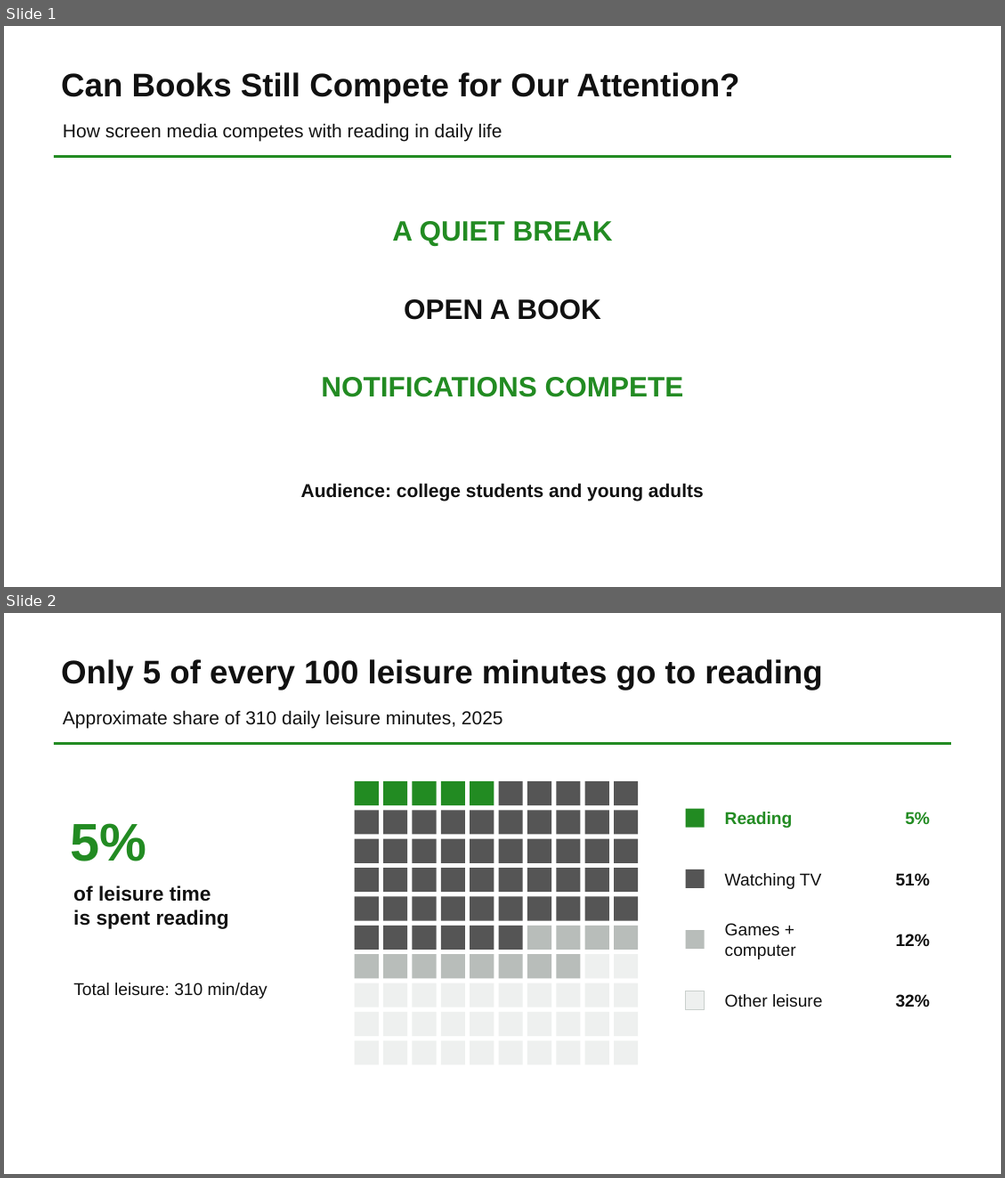
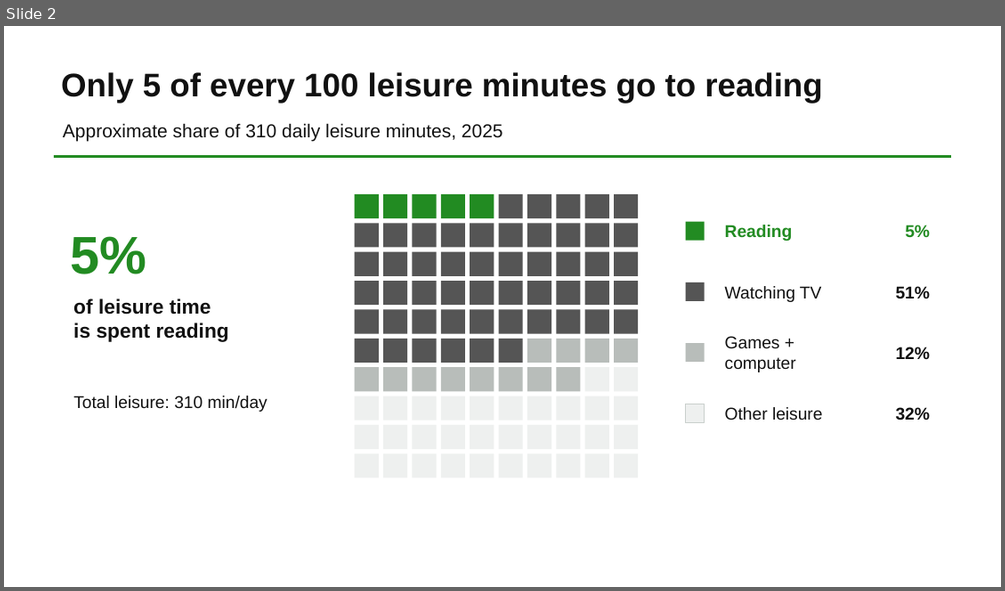
Before and after one commit to yIRaNli-lyr/yiran-li-tswd-portfolio, a slide deck: final-project-assets/reading-attention-storyboard.pptx. Shown one above the other, each under a label of ours: slides 1 and 2 before the commit, slide 2 after it. The pictures are 1005x1178 and 1005x591 pixels, drawn with LibreOffice and Linux fonts; fonts in the diff are those of the drawing. Boxes give left, top, right and bottom in pixels: in the first picture for what was removed or moved away, otherwise in the second. Text is boxed around its words. In the diff, an @@ line names an element or a change of style, - is before the commit and + after.

```diff
--- a/final-project-assets/reading-attention-storyboard.pptx
+++ b/final-project-assets/reading-attention-storyboard.pptx
@@ slide 1 removed at box(4, 26, 1001, 587), background #FFFFFF @@
@@ text removed at box(61, 72, 739, 103) @@
-Can Books Still Compete for Our Attention?
@@ text removed at box(63, 123, 502, 142) @@
-How screen media competes with reading in daily life
@@ rectangle removed at box(54, 155, 952, 158) @@
@@ text removed at box(392, 221, 613, 246) @@
-A QUIET BREAK
@@ text removed at box(404, 299, 600, 320) @@
-OPEN A BOOK
@@ text removed at box(321, 377, 684, 397) @@
-NOTIFICATIONS COMPETE
@@ text removed at box(301, 483, 704, 501) @@
-Audience: college students and young adults
```
Also in this commit, not shown: 1 slide added, 1 other file.
